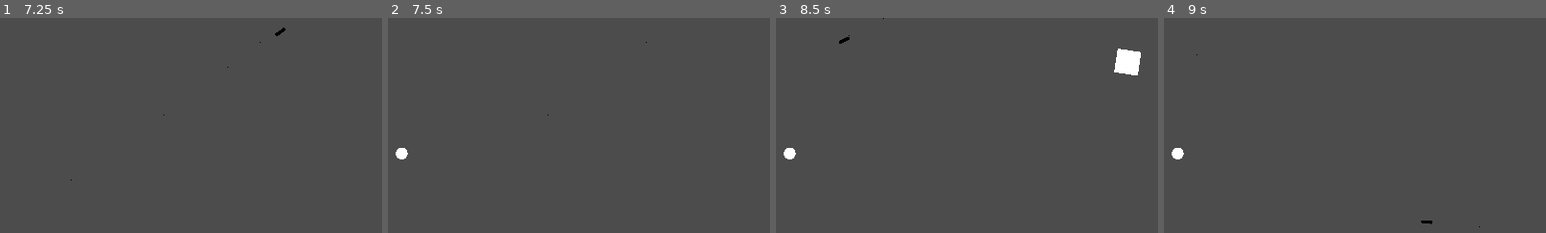
Above: before the commit, frames 1-4 (left to right).
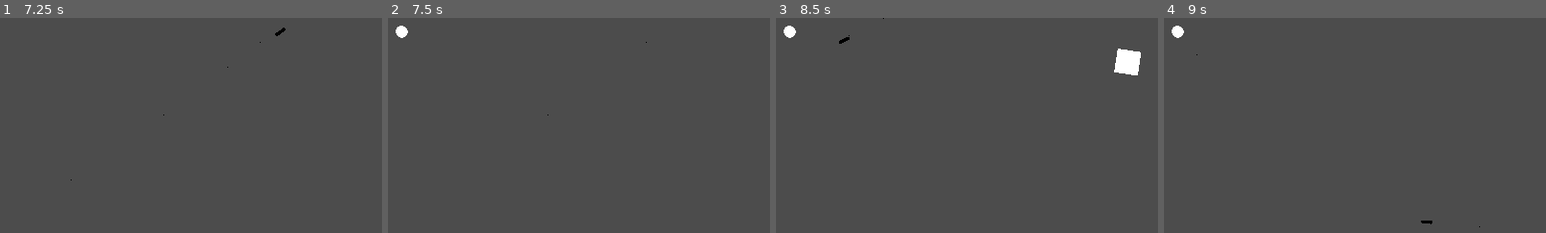
Above: after the commit, the same moments.

Repository: Noviv/BismarkUnchained
Game: Godot game, scene res://scenes/Main/Main.tscn
Two runs of this game, one before a commit and one after it. Both use one fixed random seed, a clock stepped at 60 frames per second and the inputs below. This scene is started directly instead of the project's main scene.
Inputs (mouse positions are % of the whole screen's width and height, from its top left):
- Up to frame 1 (7.25 s): tap Enter at 0.5, 2 s; move the mouse to (72, 45) at 0.52 s; press the mouse at (72, 45) at 0.53 s; hold D (player_right) 0.53-1.28 s; tap Space at 1.25 s; move the mouse to (30, 55) at 1.27 s; release the mouse at (30, 55) at 1.28 s; hold S (player_down) 1.28-2.03 s; click (30, 55) at 1.35 s; move the mouse to (60, 28) at 2.02 s; press the mouse at (60, 28) at 2.03 s; hold D (player_right) 2.03-2.78 s; move the mouse to (45, 70) at 2.77 s; release the mouse at (45, 70) at 2.78 s; hold W (player_up) 2.78-3.53 s; click (45, 70) at 2.85 s; move the mouse to (80, 65) at 3.52 s; press the mouse at (80, 65) at 3.53 s; hold A (player_left) 3.53-5.03 s; move the mouse to (20, 35) at 4.27 s; release the mouse at (20, 35) at 4.28 s; click (20, 35) at 4.35 s; move the mouse to (55, 50) at 5.02 s; press the mouse at (55, 50) at 5.03 s; hold S (player_down) 5.03-5.78 s; move the mouse to (35, 25) at 5.77 s; release the mouse at (35, 25) at 5.78 s; hold D (player_right) 5.78-6.53 s; click (35, 25) at 5.85 s; move the mouse to (72, 45) at 6.52 s; press the mouse at (72, 45) at 6.53 s; hold W (player_up) from 6.53 s (still down)
- Up to frame 2 (7.5 s): move the mouse to (30, 55) at 7.27 s; release W (player_up) at 7.28 s; release the mouse at (30, 55) at 7.28 s; hold D (player_right) from 7.28 s (still down); click (30, 55) at 7.35 s
- Up to frame 3 (8.5 s): move the mouse to (60, 28) at 8.02 s; release D (player_right) at 8.03 s; press the mouse at (60, 28) at 8.03 s; hold S (player_down) from 8.03 s (still down)
- Up to frame 4 (9 s): move the mouse to (45, 70) at 8.77 s; release S (player_down) at 8.78 s; release the mouse at (45, 70) at 8.78 s; hold A (player_left) from 8.78 s (still down); click (45, 70) at 8.85 s
The pictures show only the part of the screen within x 47-97%, y 27-77%; the shares and areas given below are measured in that part.

Frame 1 is identical in both runs. In frame 2, 0.3% of the frame differs, in the area x 2-6%, y 3-66%; in frame 3, 0.3%; in frame 4, 0.3%.

Commit message:
fixed enemies spawning out of bounds

Diff:
--- a/BismarkUnchained/scenes/Main/Main.tscn
+++ b/BismarkUnchained/scenes/Main/Main.tscn
@@ -1,23 +1,22 @@
 [gd_scene load_steps=7 format=2]
 
 [ext_resource path="res://scenes/Main/Main.gd" type="Script" id=1]
-[ext_resource path="res://scenes/UI/PauseScene.tscn" type="PackedScene" id=2]
-[ext_resource path="res://scenes/Wall/Wall.tscn" type="PackedScene" id=3]
-[ext_resource path="res://scenes/Player/Player.tscn" type="PackedScene" id=4]
-[ext_resource path="res://scenes/UI/InGameUI.tscn" type="PackedScene" id=5]
-[ext_resource path="res://scenes/WaveHandler/WaveHandler.tscn" type="PackedScene" id=6]
+[ext_resource path="res://scenes/UI/InGameUI.tscn" type="PackedScene" id=2]
+[ext_resource path="res://scenes/Player/Player.tscn" type="PackedScene" id=3]
+[ext_resource path="res://scenes/UI/PauseScene.tscn" type="PackedScene" id=4]
+[ext_resource path="res://scenes/WaveHandler/WaveHandler.tscn" type="PackedScene" id=5]
+[ext_resource path="res://scenes/Wall/Wall.tscn" type="PackedScene" id=6]
 
 [node name="Main" type="Node2D"]
 script = ExtResource( 1 )
 
-[node name="Wall" parent="." instance=ExtResource( 3 )]
+[node name="Wall" parent="." instance=ExtResource( 6 )]
 
-[node name="Player" parent="." instance=ExtResource( 4 )]
+[node name="Player" parent="." instance=ExtResource( 3 )]
 position = Vector2( 500, 500 )
-scale = Vector2( 1, 1 )
 
-[node name="PauseScene" parent="." instance=ExtResource( 2 )]
+[node name="PauseScene" parent="." instance=ExtResource( 4 )]
 
-[node name="UI" parent="." instance=ExtResource( 5 )]
+[node name="UI" parent="." instance=ExtResource( 2 )]
 
-[node name="WaveHandler" parent="." instance=ExtResource( 6 )]
+[node name="WaveHandler" parent="." instance=ExtResource( 5 )]
--- a/BismarkUnchained/scenes/UI/InGameUI.tscn
+++ b/BismarkUnchained/scenes/UI/InGameUI.tscn
@@ -15,7 +15,6 @@
 }
 
 [node name="WaveCounter" type="Control" parent="."]
-editor/display_folded = true
 margin_left = 5.0
 margin_top = 5.0
 margin_right = 5.0
@@ -33,7 +32,6 @@
 text = "0"
 
 [node name="HighScore" type="Control" parent="."]
-editor/display_folded = true
 margin_left = 5.0
 margin_top = 24.0
 margin_right = 5.0
--- a/BismarkUnchained/scenes/WaveHandler/WaveHandler.gd
+++ b/BismarkUnchained/scenes/WaveHandler/WaveHandler.gd
@@ -44,17 +44,25 @@
 
 func spawn_circle(center, count):
 
+	var radius = count * 8
 
-	var form_radius = Vector2(0, wave_num * 10)
+	if (center.x + radius) > 1150:
+		center.x = center.x - radius
+	elif (center.x - radius) < 100:
+		center.x = center.x + radius
+
+	if (center.y + radius) > 590:
+		center.y = center.y - radius
+	elif (center.y - radius) < 110:
+		center.y = center.y + radius
+
+	var form_radius = Vector2(0, count * 8)
 	place_spawner(Vector2(center.x + form_radius.x, center.y + form_radius.y))
 	var form_angle = 6.28/count
 
 	for i in range(count - 1):
 		form_radius = form_radius.rotated(form_angle)
 		place_spawner(Vector2(center.x + form_radius.x, center.y + form_radius.y))
-		pass
-
-	pass
 
 func spawn_arc(center, count, curve):
 	pass
@@ -65,13 +73,14 @@
 
 	while(enemy_count > 0):
 		var x = rng.randi_range(50, 1150)
-		var y = rng.randi_range(50, 650)
+		var y = rng.randi_range(50, 550)
 		var center  = Vector2(x, y)
-		var rand_count = rng.randi_range(1, enemy_count)
+		var rand_count = 32
+		while(rand_count > 25):
+			rand_count = rng.randi_range(1, enemy_count)
 		spawn_circle(center, rand_count)
 		enemy_count -= rand_count
 
-	pass
 
 
 func place_spawner(center):
